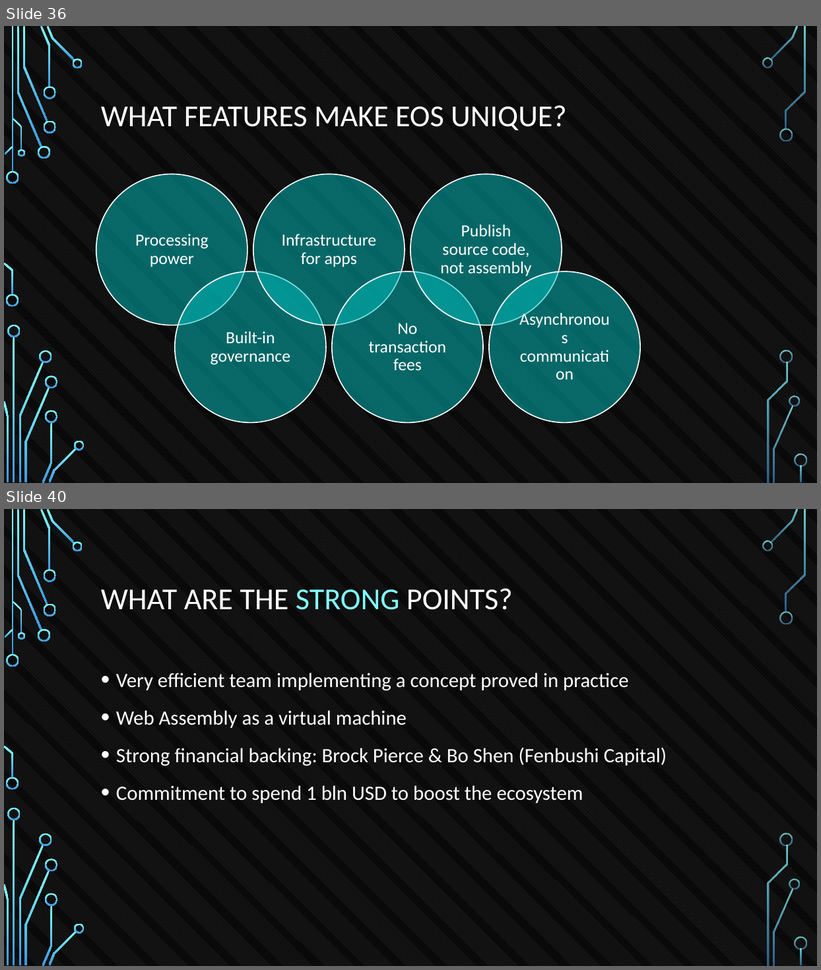
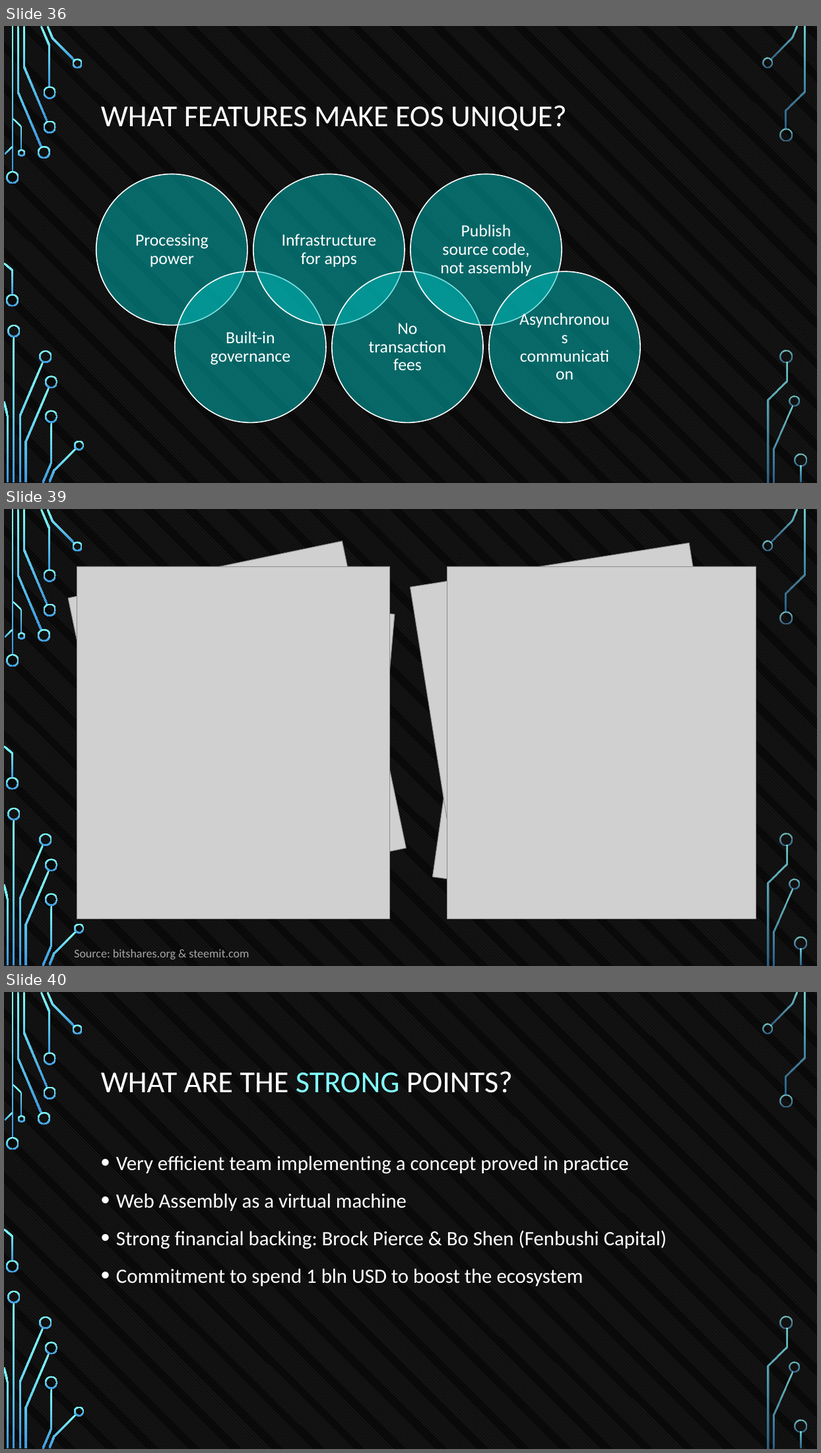
Before and after one commit to tokenika/tokenika.github.io, a slide deck: WarsawBlock(3).pptx. Shown one above the other, each under a label of ours: slides 36 and 40 before the commit, slides 36, 39 and 40 after it; the slides between them are not shown. The pictures are 821x970 and 821x1453 pixels, drawn with LibreOffice and Linux fonts; fonts in the diff are those of the drawing; grey boxes stand for pictures; background and template pictures are left out. Boxes give left, top, right and bottom in pixels: in the first picture for what was removed or moved away, otherwise in the second. Text is boxed around its words. In the diff, an @@ line names an element or a change of style, - is before the commit and + after.

```diff
--- a/WarsawBlock(3).pptx
+++ b/WarsawBlock(3).pptx
@@ slide 39 added at [4,509,817,966], background pattern #595959 on #000000; not listed: 36 template elements that a slide beside it also shows @@
@@ picture added at [68,541,407,906] @@
@@ picture added at [411,543,740,906] @@
@@ picture added at [77,566,390,919] @@
@@ picture added at [448,566,756,919] @@
@@ picture added at [433,584,730,913] @@
@@ picture added at [110,591,395,905] @@
@@ text added at [74,949,249,960], 14 pt, text #A6A6A6 @@
+Source: bitshares.org & steemit.com
```
Also in this commit, not shown: 7 slides changed, 1 other slide added, 2 slides removed, 2 other files.
